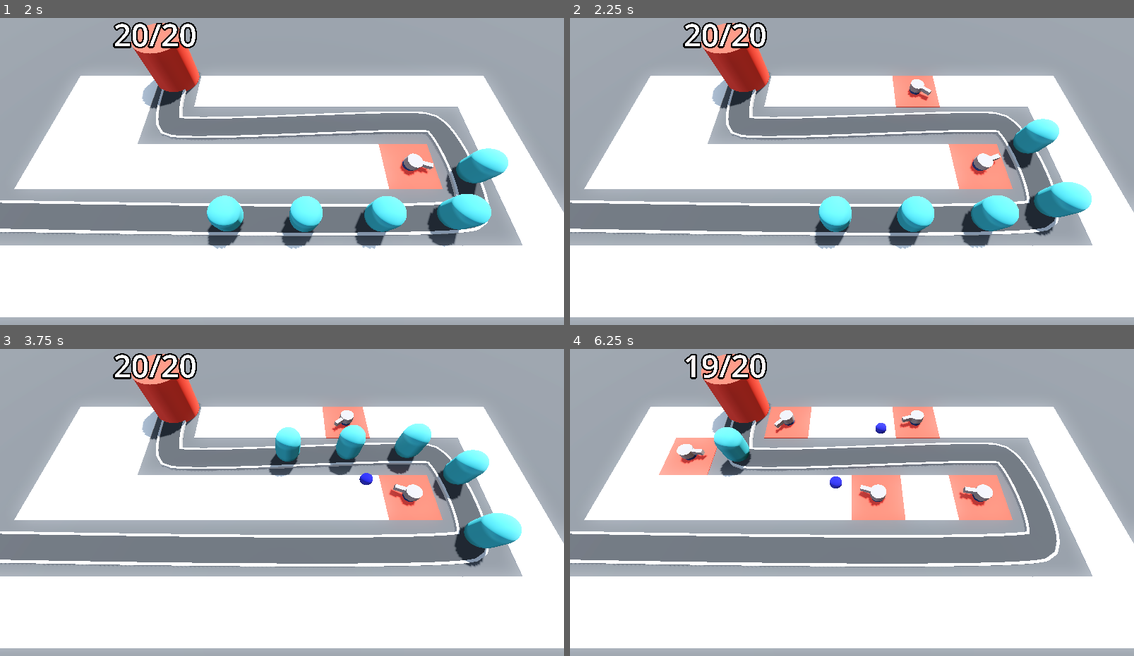
Above: before the commit, frames 1-4 (two rows, left to right).
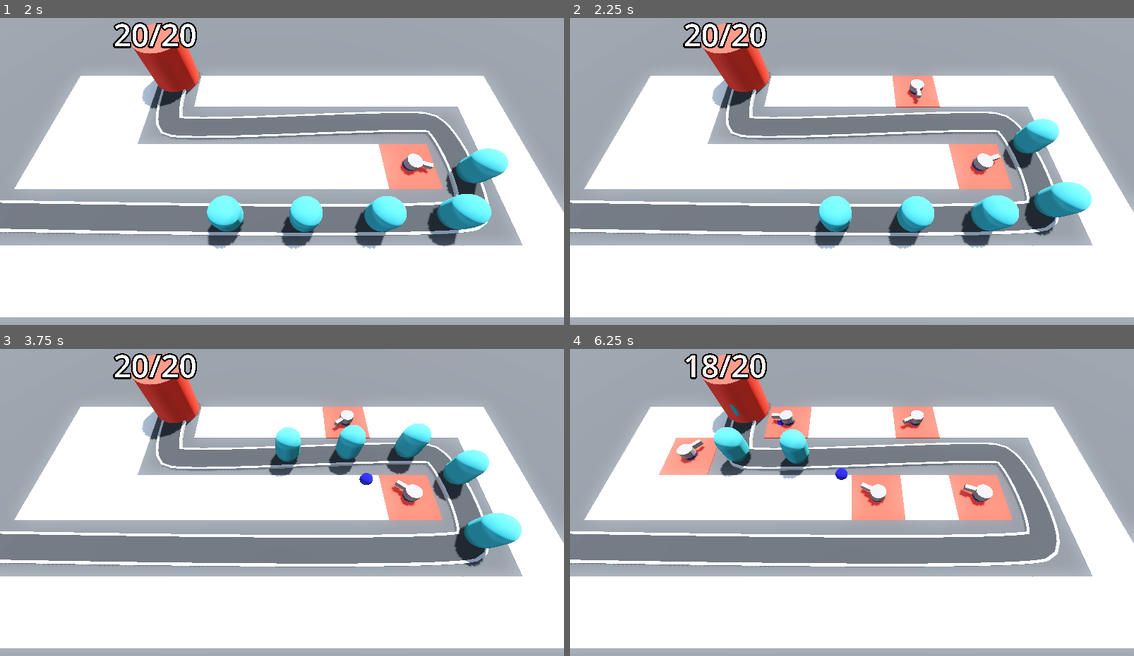
Above: after the commit, the same moments.

Repository: roomno17/Barbarian-Blaster
Game: Godot game, scene res://base_level.tscn
Two runs of this game, one before a commit and one after it. Both use one fixed random seed, a clock stepped at 60 frames per second and the inputs below.
Inputs (mouse positions are in pixels of both pictures, inside the frame that each line leads up to):
- Up to frame 1 (2 s): move the mouse to (406, 159) at 0.52 s; click (406, 159) at 0.6 s; move the mouse to (169, 189) at 1.27 s; click (169, 189) at 1.35 s
- Up to frame 2 (2.25 s): move the mouse to (908, 103) at 2.02 s; click (908, 103) at 2.1 s
- Up to frame 3 (3.75 s): move the mouse to (253, 566) at 2.77 s; click (253, 566) at 2.85 s; move the mouse to (451, 551) at 3.52 s; click (451, 551) at 3.6 s
- Up to frame 4 (6.25 s): move the mouse to (682, 456) at 4.27 s; click (682, 456) at 4.35 s; move the mouse to (880, 505) at 5.02 s; click (880, 505) at 5.1 s; move the mouse to (767, 425) at 5.77 s; click (767, 425) at 5.85 s

Frame 1 is identical in both runs. In frame 2, 0.1% of the frame differs, in the area x 59-65%, y 20-29%; in frame 3, 0.1%; in frame 4, 1.4%, in the area x 19-75%, y 1-50%.

Commit message:
Update turret.gd

Diff:
--- a/turret.gd
+++ b/turret.gd
@@ -4,11 +4,12 @@
 var target: Node3D
 @export var turret_range = 10
 func _physics_process(delta: float) -> void:
-	target = path.get_children().back()
-	look_at(target.global_position,Vector3.UP,true)
+	target = find_best_target()
+	if target !=null:
+		look_at(target.global_position,Vector3.UP,true)
 func _on_timer_timeout() -> void:
 	print(target)
-	if target is Enemy:
+	if target !=null:
 		var new_projectile = pro.instantiate()
 		add_child(new_projectile)
 		new_projectile.global_position = global_position
@@ -17,10 +18,11 @@
 	var far = 0
 	var best = null
 	for p in path.get_children():
-		if p.progress >best:
-			var distance = global_position.distance_to(p.global_position)
-			if distance <= turret_range:
-				best = p
-				far = p.progress
+		if p is Enemy:
+			if p.progress > far:
+				var distance = global_position.distance_to(p.global_position)
+				if distance <= turret_range:
+					best = p
+					far = p.progress
 
 	return best
